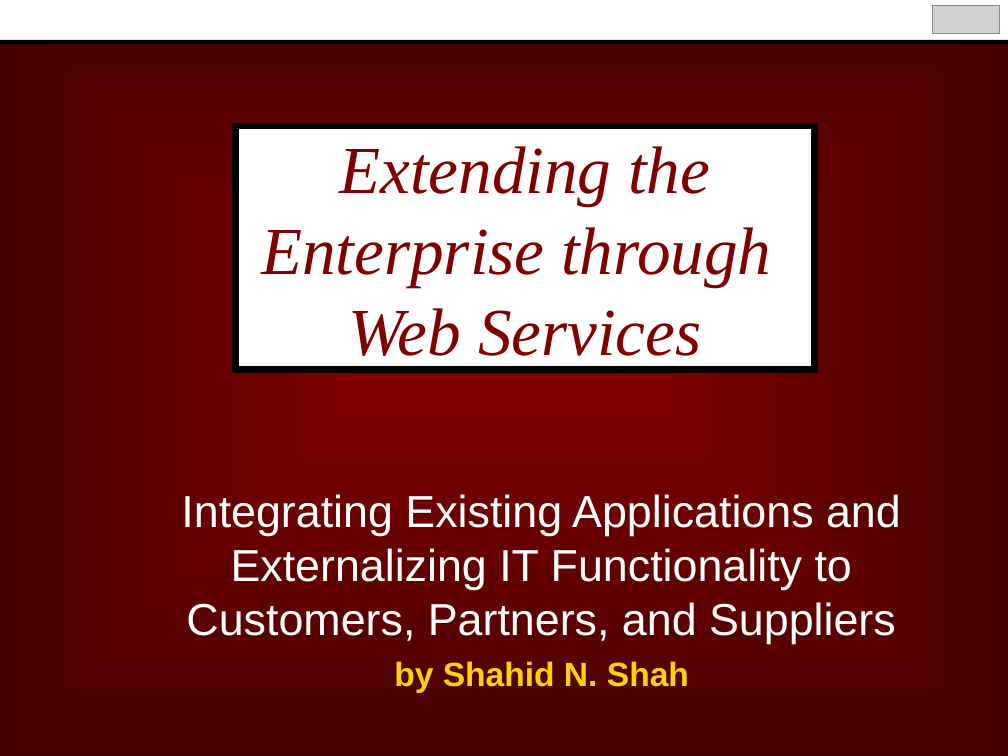
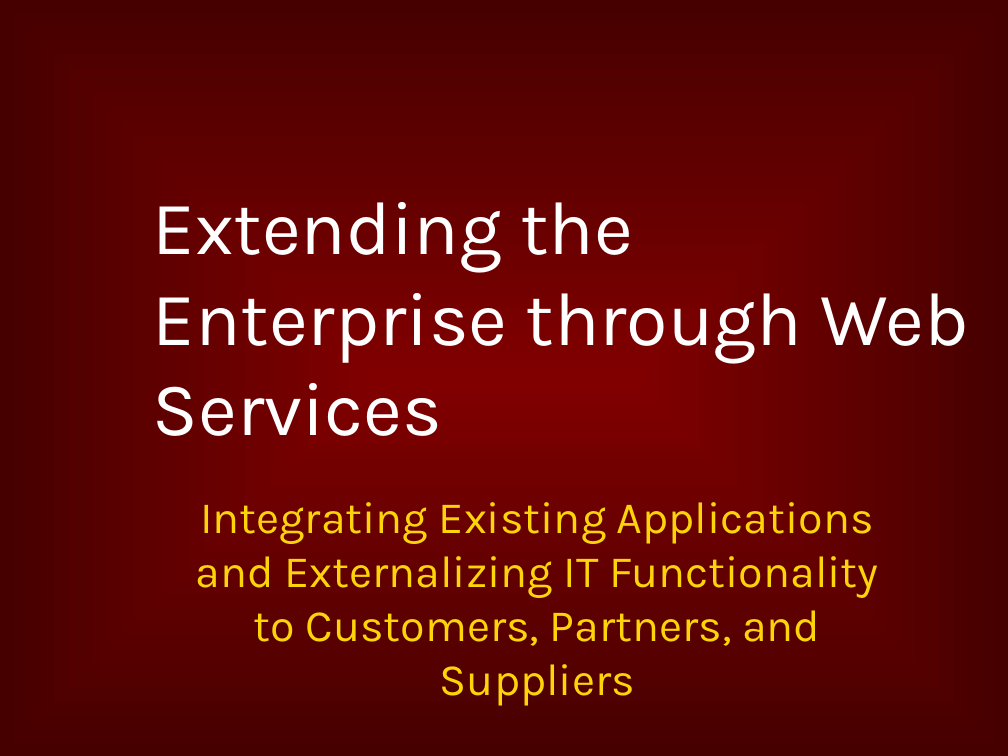
Before and after one commit to netspective/sparx-2001, a slide deck: slide 1 of Sparx/web-shared/docs/project/Extending the Enterprise.ppt. Drawn at 1008x756 pixels with LibreOffice and Linux fonts; fonts in the diff are those of the drawing; grey boxes stand for pictures; background and template pictures are left out. Boxes give left, top, right and bottom in pixels: in the first picture for what was removed or moved away, otherwise in the second. Text is boxed around its words. In the diff, an @@ line names an element or a change of style, - is before the commit and + after.

```diff
--- a/Sparx/web-shared/docs/project/Extending the Enterprise.ppt
+++ b/Sparx/web-shared/docs/project/Extending the Enterprise.ppt
@@ rectangle removed at (x1=0, y1=0, x2=1008, y2=42) @@
@@ picture removed at (x1=932, y1=6, x2=1000, y2=34) @@
@@ line removed from (1, 42) to (1008, 42) @@
@@ title "Extending the Enterprise through Web ..." moved from (x1=235, y1=126, x2=814, y2=370) to (x1=153, y1=202, x2=969, y2=436) @@
@@ title "Extending the Enterprise through Web ..." at (x1=153, y1=202, x2=969, y2=436): fill #FFFFFF to none; outline #000000 4.76 pt to none @@
@@ title at (x1=153, y1=202, x2=969, y2=436): text changed; size 48 to 54 pt; font Times New Roman to Karla; text colour #800000 to #FFFFFF; italic off @@
-Extending the
-Enterprise through
-Web Services
+Extending the Enterprise through Web Services
@@ subtitle "Integrating Existing Applications and Externalizing ..." moved from (x1=181, y1=494, x2=901, y2=693) to (x1=195, y1=502, x2=879, y2=706) @@
@@ subtitle "Integrating Existing Applications and Externalizing ..." at (x1=195, y1=502, x2=879, y2=706): font Arial to Karla, text colour #FFFFFF to #FDD409 @@
@@ subtitle at (x1=394, y1=661, x2=689, y2=693): paragraph removed @@
-by Shahid N. Shah
```
Also in this commit, not shown: 7 other slides changed, 4 slides added, 3 slides removed, 2 other files.
